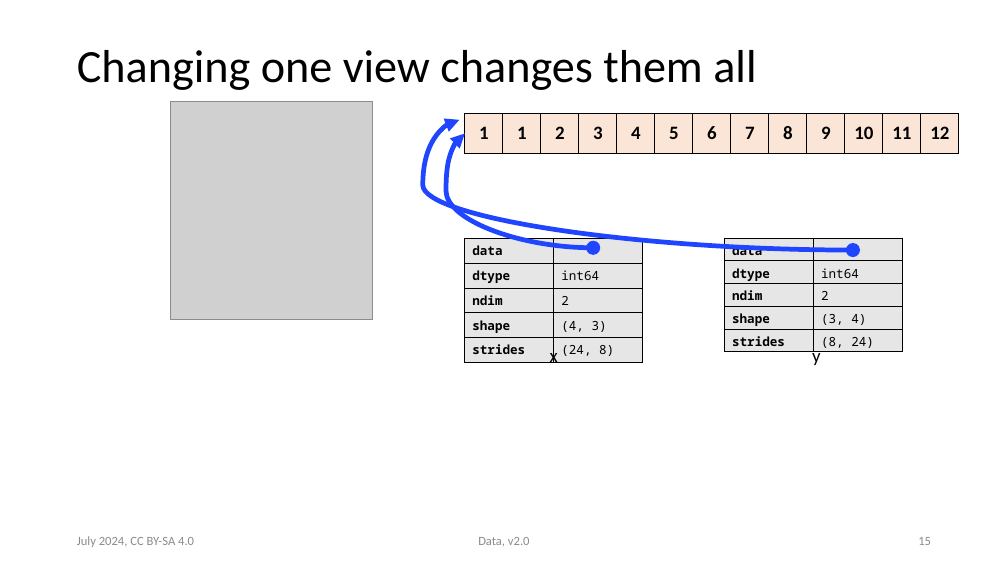
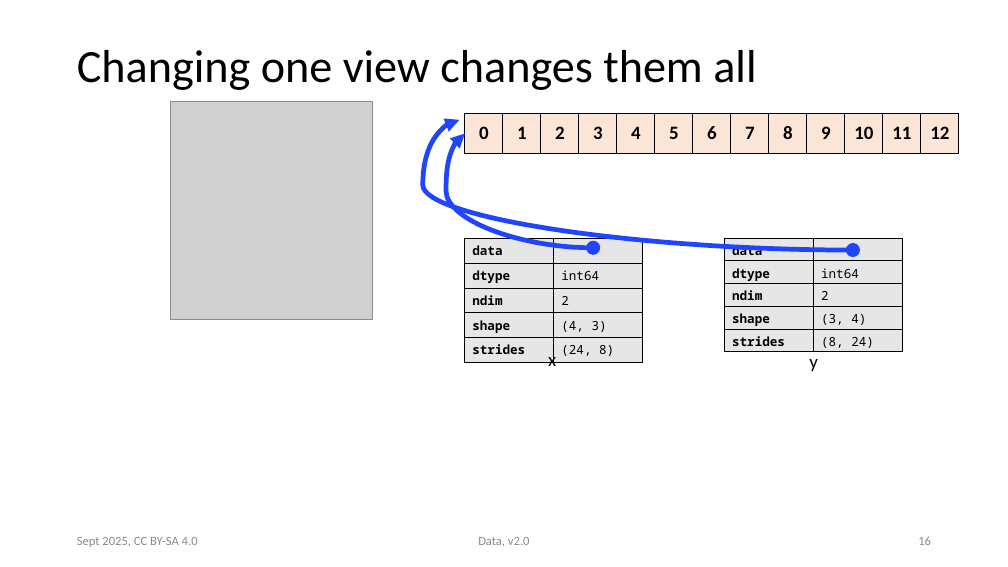
Before and after one commit to victoris93/data_class, a slide deck: slide 16 of numpy.pptx (slide 15 before the commit). Drawn at 1008x567 pixels with LibreOffice and Linux fonts; fonts in the diff are those of the drawing; grey boxes stand for pictures. Boxes give left, top, right and bottom in pixels: in the first picture for what was removed or moved away, otherwise in the second. Text is boxed around its words. In the diff, an @@ line names an element or a change of style, - is before the commit and + after.

```diff
--- a/numpy.pptx
+++ b/numpy.pptx
@@ table at (465, 114, 957, 154) @@
-row 1, column 1: 1
+row 1, column 1: 0
@@ text "x": place and size @@
-text "x" at (550, 347, 558, 363)
+text "x" at (548, 351, 556, 366)
@@ text "y" rewrapped from (812, 347, 821, 365) to (809, 359, 818, 371) @@
@@ text at (77, 537, 198, 547): text changed @@
-July 2024, CC BY-SA 4.0
+Sept 2025, CC BY-SA 4.0
```
Also in this commit, not shown: 27 other slides changed.
